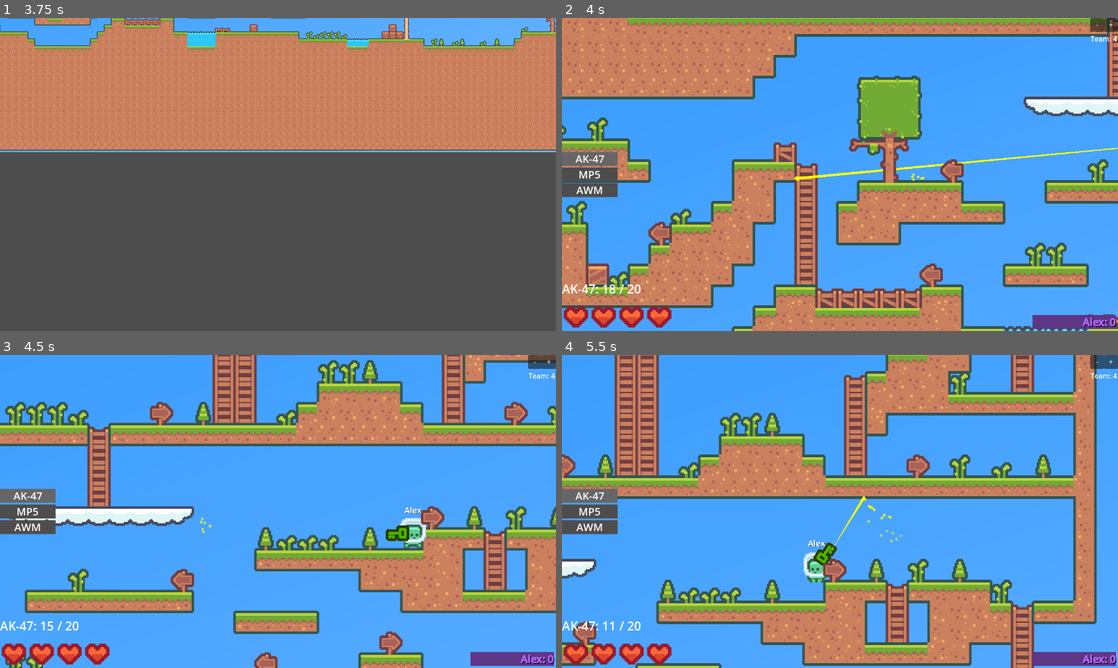
Above: before the commit, frames 1-4 (two rows, left to right).
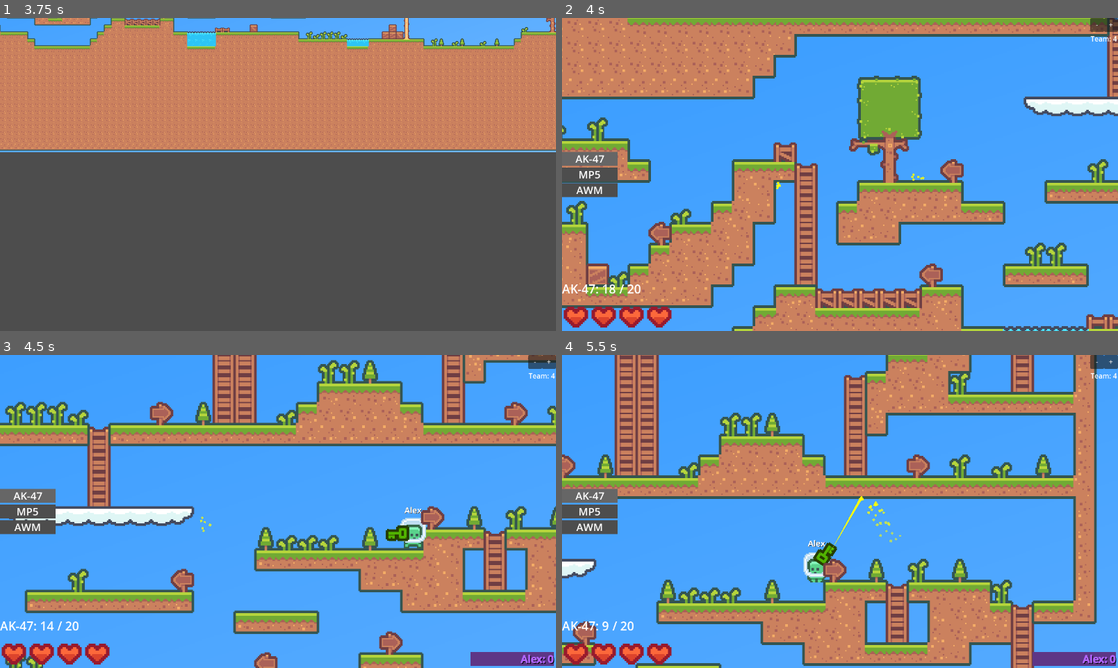
Above: after the commit, the same moments.

Repository: F1zzy31f/Glob-Game
Game: Godot game, scene res://scenes/MainMenu.tscn
The game is run twice, just before and just after one commit, with the same random seed, the same clock (stepped at 60 frames per second) and the same inputs.
Inputs (mouse positions are in pixels of both pictures, inside the frame that each line leads up to):
- Up to frame 1 (3.75 s): click (278, 136) at 0.52 s; type "Alex" at 0.6 s; click "Play" at 1.25 s; click (278, 136) at 2.02 s; type "12" at 2.1 s; click "Host Game" at 2.75 s; tap Enter at 3.5 s; move the mouse to (400, 158) at 3.52 s; press the mouse at (400, 158) at 3.53 s; hold D (move_right) from 3.53 s (still down)
- Up to frame 2 (4 s): keep holding D (move_right); tap Space (jump) at 3.77 s
- Up to frame 3 (4.5 s): keep holding D (move_right); move the mouse to (166, 527) at 4.27 s; release the mouse at (166, 527) at 4.28 s; click (166, 527) at 4.35 s
- Up to frame 4 (5.5 s): tap Space (jump) at 4.52 s; move the mouse to (895, 442) at 5.02 s; release D (move_right) at 5.03 s; press the mouse at (895, 442) at 5.03 s; hold A (move_left) from 5.03 s (still down)

Frame 1 is identical in both runs. In frame 2, 1.1% of the frame differs, in the area x 38-100%, y 41-100%; in frame 3, less than 0.1%; in frame 4, 0.3%.

Commit message:
Buff all guns

Diff:
--- a/scenes/Player.tscn
+++ b/scenes/Player.tscn
@@ -142,7 +142,7 @@
 region_enabled = true
 region_rect = Rect2(126, 18, 18, 18)
 damage = 2
-firerate = 8
+firerate = 12
 accuracy = 2
 mag_size = 20
 
@@ -152,7 +152,7 @@
 texture = ExtResource("2_432dd")
 region_enabled = true
 region_rect = Rect2(126, 18, 18, 18)
-damage = 1
+damage = 2
 firerate = 18
 accuracy = 5
 
@@ -162,7 +162,7 @@
 texture = ExtResource("2_432dd")
 region_enabled = true
 region_rect = Rect2(126, 18, 18, 18)
-damage = 28
+damage = 32
 firerate = 1
 accuracy = 0
 mag_size = 3
@@ -260,7 +260,7 @@
 alignment = 2
 
 [node name="UpdateTimer" type="Timer" parent="CanvasLayer/UI/Scoreboard"]
-wait_time = 0.033
+wait_time = 0.5
 autostart = true
 
 [node name="HurtSound" type="AudioStreamPlayer2D" parent="."]
